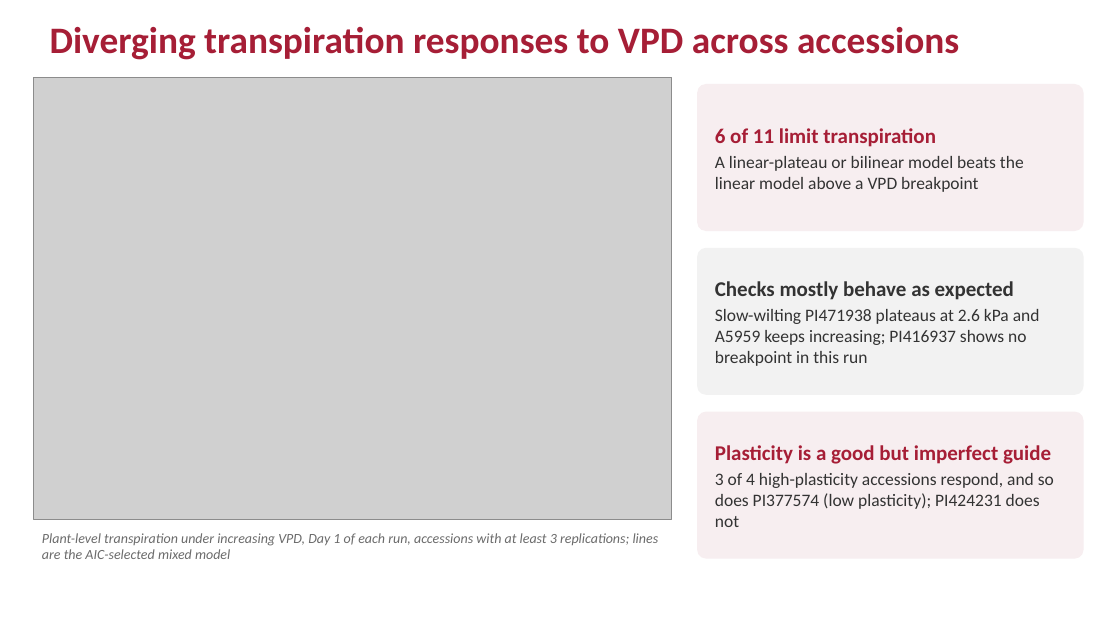
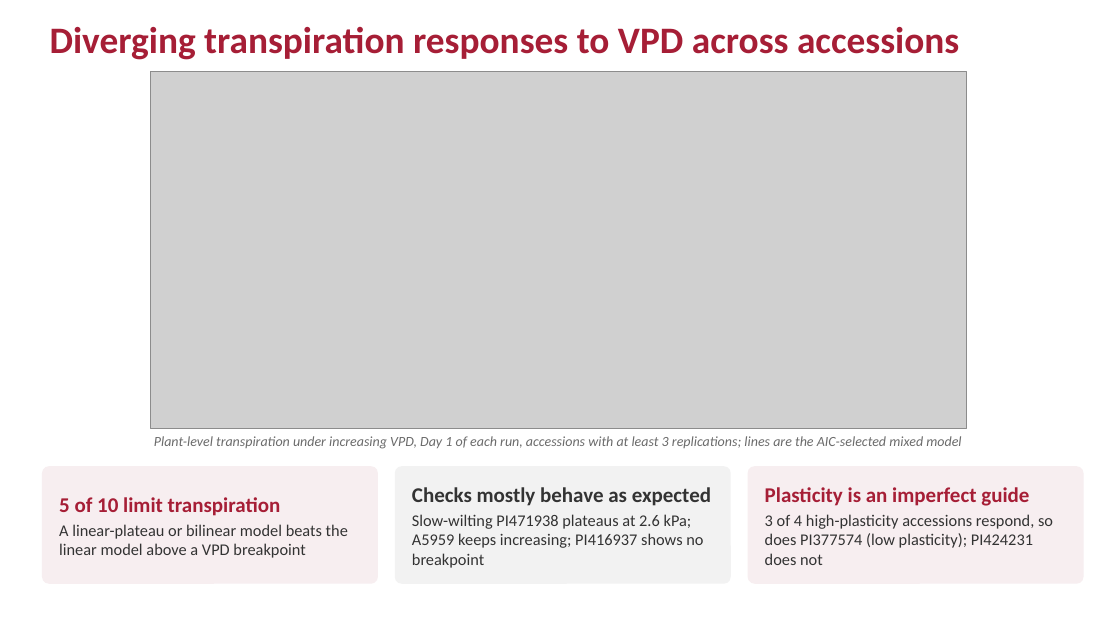
Before and after one commit to ElvisElli/LT-trait, a slide deck: slide 10 of ASA-2026-Elli-LT-trait.pptx. Drawn at 1120x630 pixels with LibreOffice and Linux fonts; fonts in the diff are those of the drawing; grey boxes stand for pictures. Boxes give left, top, right and bottom in pixels: in the first picture for what was removed or moved away, otherwise in the second. Text is boxed around its words. In the diff, an @@ line names an element or a change of style, - is before the commit and + after.

```diff
--- a/ASA-2026-Elli-LT-trait.pptx
+++ b/ASA-2026-Elli-LT-trait.pptx
@@ picture: place and size @@
-picture at [34, 77, 672, 519]
+picture at [150, 71, 966, 429]
@@ text "Plant-level transpiration under increasing VPD, ...": place and size @@
-text "Plant-level transpiration under increasing VPD, ..." at [42, 533, 659, 559]
+text "Plant-level transpiration under increasing VPD, ..." at [154, 436, 961, 449]
@@ text "Plant-level transpiration under increasing VPD, ..." at [154, 436, 961, 449]: alignment left to centre @@
@@ rounded rectangle "5 of 10 limit transpiration": place and size @@
-rounded rectangle "5 of 10 limit transpiration" at [697, 84, 1084, 231]
+rounded rectangle "5 of 10 limit transpiration" at [42, 466, 378, 584]
@@ rounded rectangle "Checks mostly behave as expected": place and size @@
-rounded rectangle "Checks mostly behave as expected" at [697, 248, 1084, 395]
+rounded rectangle "Checks mostly behave as expected" at [395, 466, 731, 584]
@@ rounded rectangle "Plasticity is an imperfect guide": place and size @@
-rounded rectangle "Plasticity is an imperfect guide" at [697, 412, 1084, 559]
+rounded rectangle "Plasticity is an imperfect guide" at [748, 466, 1084, 584]
@@ text in rounded rectangle at [59, 497, 281, 516]: text changed @@
-6 of 11 limit transpiration
+5 of 10 limit transpiration
@@ text in rounded rectangle at [765, 487, 1053, 565]: text changed; size 15 to 14 pt @@
-Plasticity is a good but imperfect guide
-3 of 4 high-plasticity accessions respond, and so does PI377574 (low plasticity); PI424231 does not
+Plasticity is an imperfect guide
+3 of 4 high-plasticity accessions respond, so does PI377574 (low plasticity); PI424231 does not
@@ text in rounded rectangle at [59, 524, 348, 558]: size 15 to 14 pt in "A linear-plateau or bilinear model beats the ..." @@
@@ text in rounded rectangle at [412, 514, 703, 568]: text changed; size 15 to 14 pt @@
-Slow-wilting PI471938 plateaus at 2.6 kPa and A5959 keeps increasing; PI416937 shows no breakpoint in this run
+Slow-wilting PI471938 plateaus at 2.6 kPa; A5959 keeps increasing; PI416937 shows no breakpoint
```
Also in this commit, not shown: 3 other files.
